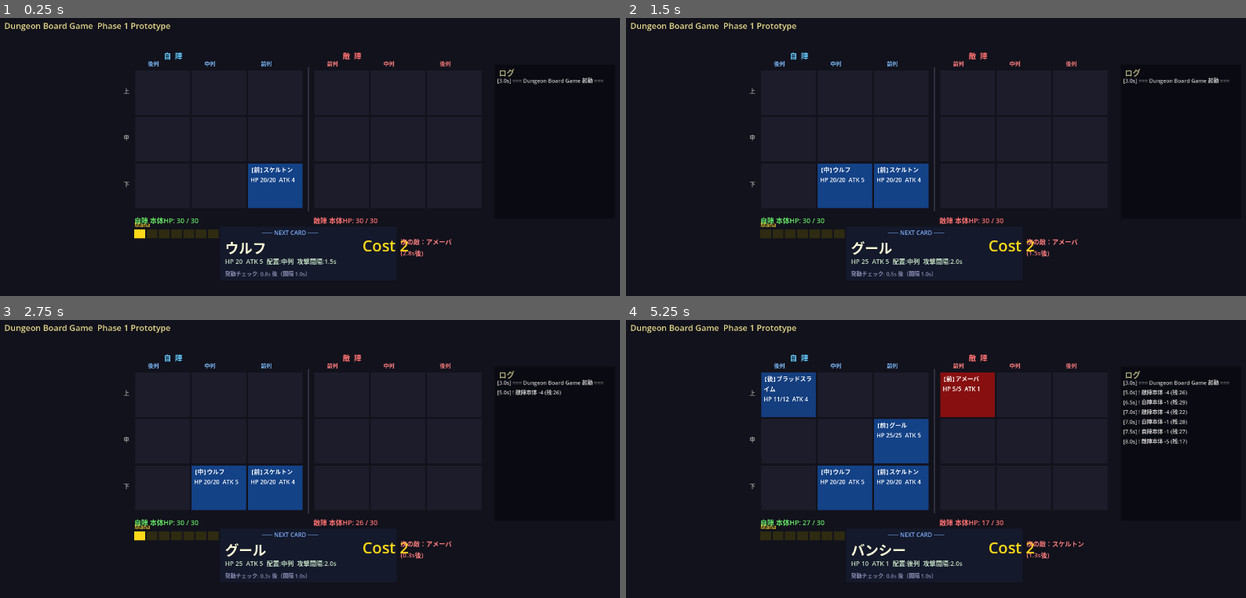
Above: before the commit, frames 1-4 (two rows, left to right).
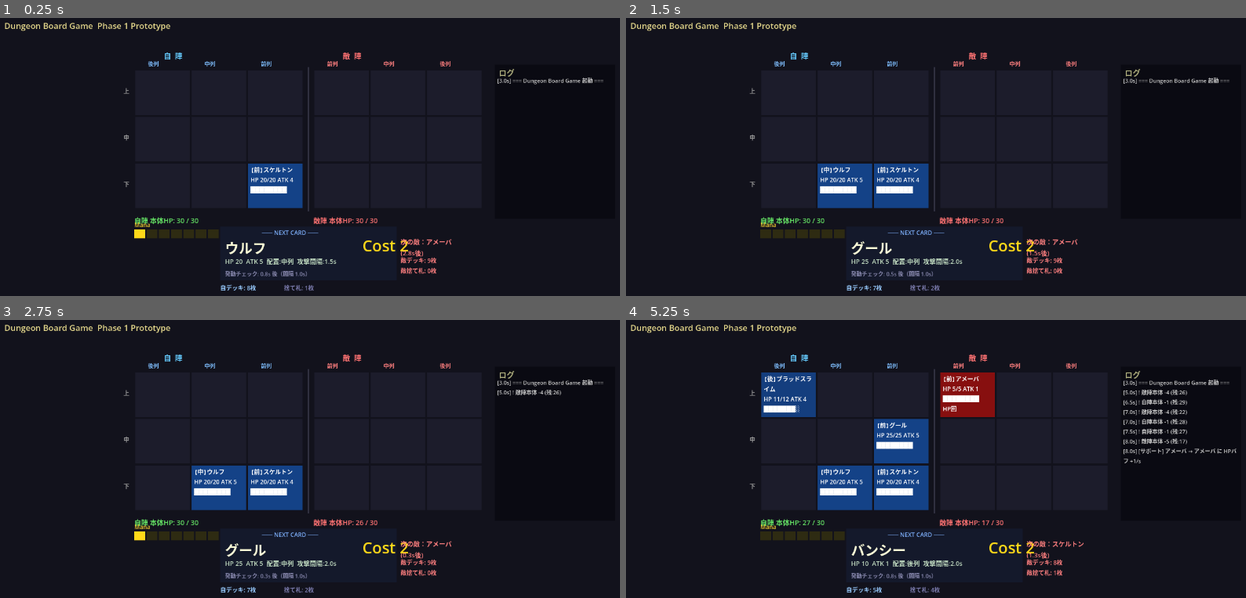
Above: after the commit, the same moments.

Repository: kazumak334-create/dungeon-board-game
Game: Godot game, scene res://scenes/Main.tscn
Two runs of this game, one before a commit and one after it. Both use one fixed random seed, a clock stepped at 60 frames per second and the inputs below.
Inputs:
- Up to frame 1 (0.25 s): no input
- Up to frame 2 (1.5 s): tap Enter at 0.5 s
- Up to frame 3 (2.75 s): tap Space at 2 s
- Up to frame 4 (5.25 s): tap Enter at 2.75, 5 s; tap Space at 3.5 s

The runs differ from the first frame. In frame 1, 0.5% of the frame differs, in the area x 35-71%, y 57-99%; in frame 2, 0.7%; in frame 3, 0.7%; in frame 4, 1.4%, in the area x 22-99%, y 23-99%.

Commit message:
feat: 吸血/再起/障壁の実装・UI強化・デバッグログ強化
- 吸血（命中時）: ブラッドスライム30%・グール25%のHP回復
- 自己再起（撃破時・1回）: スケルトンがHP5で復活
- 障壁付与（常時）: マッドスライムが同行前列味方のダメージ-1
- UIセル: HPバー・バフ略称・スキルフラッシュハイライト
- デッキ/捨て札枚数をUIに表示
- サポートログ5秒ごと・アクティブスキルログ

Co-Authored-By: Claude Sonnet 4.6 <noreply@anthropic.com>

Diff:
--- a/scripts/BoardManager.gd
+++ b/scripts/BoardManager.gd
@@ -8,7 +8,9 @@
 
 signal unit_placed(side: int, row: int, col: int, unit: Object)
 signal unit_died(side: int, row: int, col: int)
+signal unit_revived(side: int, row: int, col: int)
 signal base_damaged(side: int, amount: int)
+signal active_skill_used(side: int, row: int, col: int, skill_name: String)
 
 func _ready() -> void:
 	_setup()
@@ -43,6 +45,14 @@
 	return board[side][row][col]
 
 func remove_unit(side: int, row: int, col: int) -> void:
+	var unit = board[side][row][col]
+	# 自己再起チェック（撃破時・1回限り）
+	if unit != null and "自己再起" in unit.active_skill and not unit._has_revived:
+		unit._has_revived = true
+		unit.current_hp = 5
+		attack_timers[side][row][col] = unit.attack_interval
+		emit_signal("unit_revived", side, row, col)
+		return
 	board[side][row][col] = null
 	attack_timers[side][row][col] = 0.0
 	emit_signal("unit_died", side, row, col)
@@ -103,12 +113,28 @@
 		if target_col != -1:
 			hit_any = true
 			var target = board[enemy_side][target_row][target_col]
-			target.take_damage(effective_atk)
+			# 障壁による軽減
+			var actual_damage: int = max(0, effective_atk - target._damage_reduction)
+			if actual_damage > 0:
+				target.take_damage(actual_damage)
+				# 吸血（命中時アクティブスキル）
+				var lifesteal_pct: float = _get_lifesteal_pct(attacker.active_skill)
+				if lifesteal_pct > 0.0:
+					var heal: int = max(1, int(actual_damage * lifesteal_pct))
+					attacker.current_hp = min(attacker.max_hp, attacker.current_hp + heal)
+					emit_signal("active_skill_used", side, row, col, "吸血")
 			if not target.is_alive():
 				remove_unit(enemy_side, target_row, target_col)
 	if not hit_any:
 		base_hp[enemy_side] = max(0, base_hp[enemy_side] - effective_atk)
 		emit_signal("base_damaged", enemy_side, effective_atk)
+
+func _get_lifesteal_pct(active_skill: String) -> float:
+	for entry in active_skill.split(" / "):
+		if "吸血" in entry and "命中時" in entry:
+			if "30%" in entry: return 0.30
+			if "25%" in entry: return 0.25
+	return 0.0
 
 func _try_promote(side: int, row: int, col: int) -> void:
 	var front_col: int = 2 if side == 0 else 0
@@ -163,6 +189,7 @@
 					u._regen = 0.0
 					u._can_attack_from_back = false
 					u._back_atk_factor = 1.0
+					u._damage_reduction = 0
 	# 各ユニットのサポート効果を適用
 	for s in range(2):
 		for r in range(3):
@@ -197,6 +224,9 @@
 		elif "HPバフ" in entry:
 			for t in targets:
 				t._regen += 1.0
+		elif "障壁付与" in entry:
+			for t in targets:
+				t._damage_reduction += 1
 
 func _get_support_targets(side: int, row: int, col: int, target_desc: String) -> Array:
 	var positions: Array = []
--- a/scripts/Main.gd
+++ b/scripts/Main.gd
@@ -51,9 +51,16 @@
 var log_label:         Label
 var game_over_label:   Label
 var restart_button:    Button
+var deck_count_label:  Label
+var discard_count_label: Label
+var enemy_deck_count_label: Label
 
 var game_over: bool = false
 var log_lines: Array  = []
+
+var skill_flash_timers: Array = []  # [side][row][col] -> float
+var skill_flash_names:  Array = []  # [side][row][col] -> String
+var _support_log_timer: float = 5.0
 
 # ---- 初期化 ----
 func _ready() -> void:
@@ -61,7 +68,9 @@
 	board_manager.set_script(BoardManagerScript)
 	add_child(board_manager)
 	board_manager.unit_died.connect(_on_unit_died)
+	board_manager.unit_revived.connect(_on_unit_revived)
 	board_manager.base_damaged.connect(_on_base_damaged)
+	board_manager.active_skill_used.connect(_on_active_skill_used)
 
 	deck_manager = Node.new()
 	deck_manager.set_script(DeckManagerScript)
@@ -72,6 +81,15 @@
 	add_child(enemy_ai)
 
 	_build_ui()
+	# スキルフラッシュタイマー初期化
+	skill_flash_timers = [
+		[[0.0, 0.0, 0.0], [0.0, 0.0, 0.0], [0.0, 0.0, 0.0]],
+		[[0.0, 0.0, 0.0], [0.0, 0.0, 0.0], [0.0, 0.0, 0.0]]
+	]
+	skill_flash_names = [
+		[["", "", ""], ["", "", ""], ["", "", ""]],
+		[["", "", ""], ["", "", ""], ["", "", ""]]
+	]
 	_add_log("=== Dungeon Board Game 起動 ===")
 
 # ---- UI構築 ----
@@ -315,6 +333,26 @@
 	enemy_next_label.modulate = Color(1.0, 0.5, 0.5)
 	add_child(enemy_next_label)
 
+	# デッキ・捨て札枚数
+	var deck_y: int = panel_y + panel_h + 6
+	deck_count_label = Label.new()
+	deck_count_label.position = Vector2(panel_x, deck_y)
+	deck_count_label.add_theme_font_size_override("font_size", 12)
+	deck_count_label.modulate = Color(0.6, 0.8, 1.0)
+	add_child(deck_count_label)
+
+	discard_count_label = Label.new()
+	discard_count_label.position = Vector2(panel_x + 130, deck_y)
+	discard_count_label.add_theme_font_size_override("font_size", 12)
+	discard_count_label.modulate = Color(0.5, 0.5, 0.7)
+	add_child(discard_count_label)
+
+	enemy_deck_count_label = Label.new()
+	enemy_deck_count_label.position = Vector2(panel_x + panel_w + 8, panel_y + 60)
+	enemy_deck_count_label.add_theme_font_size_override("font_size", 12)
+	enemy_deck_count_label.modulate = Color(1.0, 0.5, 0.5)
+	add_child(enemy_deck_count_label)
+
 # ---- セルのX座標計算 ----
 # 自陣: col0=後列(最左), col1=中列, col2=前列(中央寄り右)
 # 敵陣: col0=前列(中央寄り左), col1=中列, col2=後列(最右)
@@ -332,12 +370,26 @@
 
 # ---- ゲームループ ----
 func _process(delta: float) -> void:
+	# フラッシュタイマー更新（game_over中も継続）
+	for s in range(2):
+		for r in range(3):
+			for c in range(3):
+				if skill_flash_timers[s][r][c] > 0.0:
+					skill_flash_timers[s][r][c] = max(0.0, skill_flash_timers[s][r][c] - delta)
+
 	if game_over:
 		return
 	deck_manager.process_deck(delta, board_manager)
 	enemy_ai.process_ai(delta, board_manager)
 	board_manager.process_combat(delta, base_hp)
 	_check_game_over()
+
+	# サポート効果ログ（5秒ごと）
+	_support_log_timer -= delta
+	if _support_log_timer <= 0.0:
+		_support_log_timer = 5.0
+		_log_support_effects()
+
 	_update_ui()
 
 func _check_game_over() -> void:
@@ -363,6 +415,7 @@
 	_update_base_hp()
 	_update_mana()
 	_update_next_card()
+	_update_deck_counts()
 
 func _update_cells() -> void:
 	for side in range(2):
@@ -373,17 +426,44 @@
 				var lbl:  Label     = cell_labels[side][r][c]
 				if unit != null:
 					var hp_ratio: float = float(unit.current_hp) / float(unit.max_hp)
-					if side == 0:
+					# スキル発動フラッシュ or 通常色
+					if skill_flash_timers[side][r][c] > 0.0:
+						var f: float = skill_flash_timers[side][r][c]
+						rect.color = Color(0.9, 0.75 * f + 0.1, 0.0)
+					elif side == 0:
 						rect.color = Color(0.08, 0.22 * hp_ratio + 0.04, 0.45 * hp_ratio + 0.08)
 					else:
 						rect.color = Color(0.45 * hp_ratio + 0.08, 0.06, 0.06)
-					# 列マーカー（論理col基準）
-					var col_mark: String = "【前】" if c == 2 else ("【中】" if c == 1 else "【後】")
-					if side == 1:
+					# 列マーカー
+					var col_mark: String
+					if side == 0:
+						col_mark = "【前】" if c == 2 else ("【中】" if c == 1 else "【後】")
+					else:
 						col_mark = "【前】" if c == 0 else ("【中】" if c == 1 else "【後】")
-					lbl.text = "%s%s\nHP %d/%d  ATK %d" % [
-						col_mark, unit.unit_name, unit.current_hp, unit.max_hp, unit.attack
+					# HPバー（8ブロック）
+					var bar_filled: int = int(hp_ratio * 8)
+					var hp_bar: String = "█".repeat(bar_filled) + "░".repeat(8 - bar_filled)
+					# アクティブバフ略称
+					var buffs: Array = []
+					if unit._atk_bonus > 0:        buffs.append("ATK+%d" % unit._atk_bonus)
+					if unit._interval_bonus > 0.0:  buffs.append("SPD+")
+					if unit._regen > 0.0:           buffs.append("HP回")
+					if unit._damage_reduction > 0:  buffs.append("障壁")
+					if unit._can_attack_from_back:  buffs.append("後列↑")
+					var buff_line: String = (" ".join(buffs)) if not buffs.is_empty() else ""
+					# スキルフラッシュ
+					var flash_line: String = ""
+					if skill_flash_timers[side][r][c] > 0.0:
+						flash_line = "★" + skill_flash_names[side][r][c] + "!"
+					# 組み立て
+					var lines: Array = [
+						"%s%s" % [col_mark, unit.unit_name],
+						"HP %d/%d ATK %d" % [unit.current_hp, unit.max_hp, unit.attack],
+						hp_bar,
 					]
+					if buff_line != "": lines.append(buff_line)
+					if flash_line != "": lines.append(flash_line)
+					lbl.text = "\n".join(lines)
 				else:
 					rect.color = Color(0.11, 0.11, 0.17)
 					lbl.text   = ""
@@ -439,17 +519,61 @@
 	else:
 		enemy_next_label.text = ""
 
+func _update_deck_counts() -> void:
+	deck_count_label.text    = "自デッキ: %d枚" % deck_manager.deck.size()
+	discard_count_label.text = "捨て札: %d枚" % deck_manager.discard.size()
+	enemy_deck_count_label.text = "敵デッキ: %d枚\n敵捨て札: %d枚" % [
+		enemy_ai.enemy_deck.size(), enemy_ai.enemy_discard.size()
+	]
+
 # ---- シグナルハンドラ ----
 func _on_unit_died(side: int, row: int, col: int) -> void:
 	var side_name: String = "自陣" if side == 0 else "敵陣"
-	# 自陣はcol2=前列なので表示用インデックスに変換
 	var display_col: int = (2 - col) if side == 0 else col
 	var col_names: Array  = ["前列", "中列", "後列"]
 	_add_log("倒 %s %d行%s" % [side_name, row + 1, col_names[display_col]])
 
+func _on_unit_revived(side: int, row: int, col: int) -> void:
+	var unit = board_manager.get_unit(side, row, col)
+	var name: String = unit.unit_name if unit != null else "?"
+	_add_log("[アクティブ] %s の 自己再起 発動（撃破時）HP5で復活" % name)
+	skill_flash_timers[side][row][col] = 1.0
+	skill_flash_names[side][row][col]  = "再起"
+
 func _on_base_damaged(side: int, amount: int) -> void:
 	var side_name: String = "自陣" if side == 0 else "敵陣"
 	_add_log("! %s本体 -%d (残:%d)" % [side_name, amount, base_hp[side]])
+
+func _on_active_skill_used(side: int, row: int, col: int, skill_name: String) -> void:
+	var unit = board_manager.get_unit(side, row, col)
+	var name: String = unit.unit_name if unit != null else "?"
+	_add_log("[アクティブ] %s の %s 発動（命中時）" % [name, skill_name])
+	skill_flash_timers[side][row][col] = 0.6
+	skill_flash_names[side][row][col]  = skill_name
+
+func _log_support_effects() -> void:
+	for side in range(2):
+		for r in range(3):
+			for c in range(3):
+				var unit = board_manager.get_unit(side, r, c)
+				if unit == null: continue
+				for entry in unit.support_effect.split(" / "):
+					if "常時発動" not in entry or "後列攻撃" in entry: continue
+					var bs: int = entry.find("〈")
+					var be: int = entry.find("〉")
+					if bs == -1 or be == -1: continue
+					var parts: Array = entry.substr(bs + 1, be - bs - 1).split("・")
+					var target_desc: String = parts[1] if parts.size() > 1 else ""
+					var targets: Array = board_manager._get_support_targets(side, r, c, target_desc)
+					if targets.is_empty(): continue
+					var eff_name: String = ""
+					if   "ATKバフ"  in entry: eff_name = "ATKバフ +2"
+					elif "SPDバフ"  in entry: eff_name = "SPDバフ -0.3s"
+					elif "HPバフ"   in entry: eff_name = "HPバフ +1/s"
+					elif "障壁付与" in entry: eff_name = "障壁 -1ダメ"
+					if eff_name.is_empty(): continue
+					for t in targets:
+						_add_log("[サポート] %s → %s に %s" % [unit.unit_name, t.unit_name, eff_name])
 
 func _add_log(text: String) -> void:
 	var ms: float = float(Time.get_ticks_msec()) * 0.001
--- a/scripts/UnitData.gd
+++ b/scripts/UnitData.gd
@@ -20,6 +20,9 @@
 var _regen: float = 0.0
 var _can_attack_from_back: bool = false
 var _back_atk_factor: float = 1.0
+var _damage_reduction: int = 0
+# アクティブスキル状態（永続・cloneには引き継がない）
+var _has_revived: bool = false
 
 func is_alive() -> bool:
 	return current_hp > 0
Not shown, changed: CHANGELOG.md
